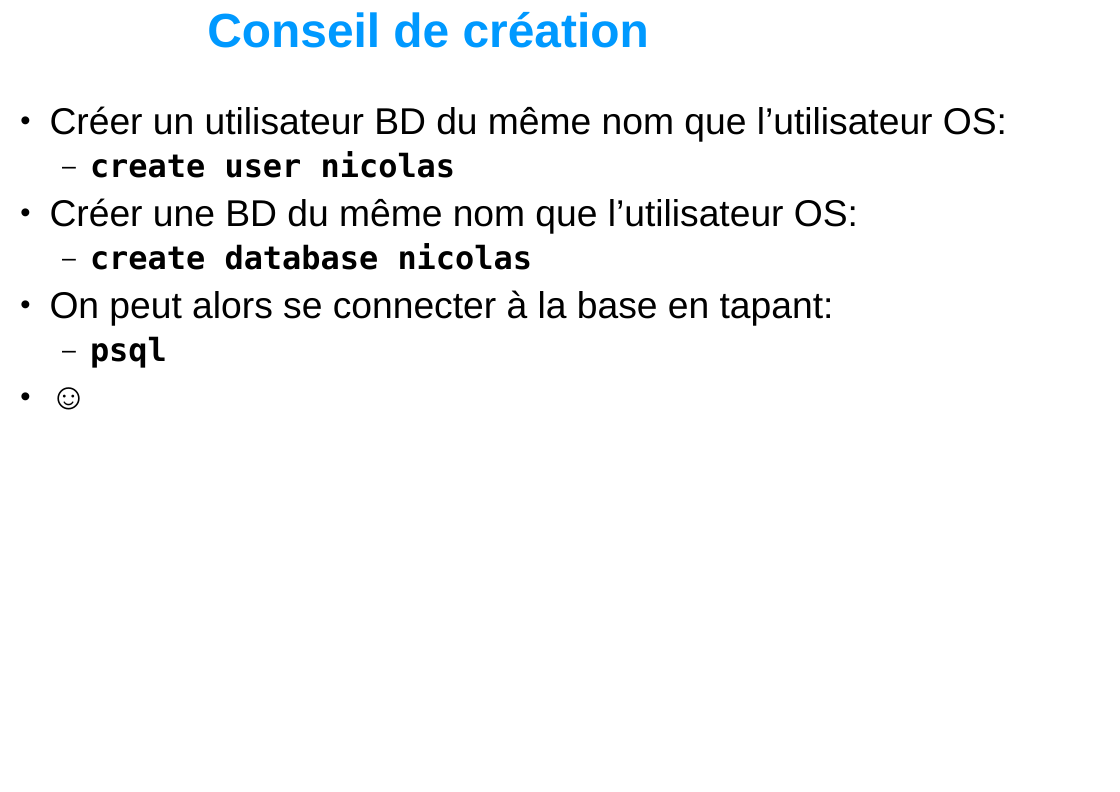
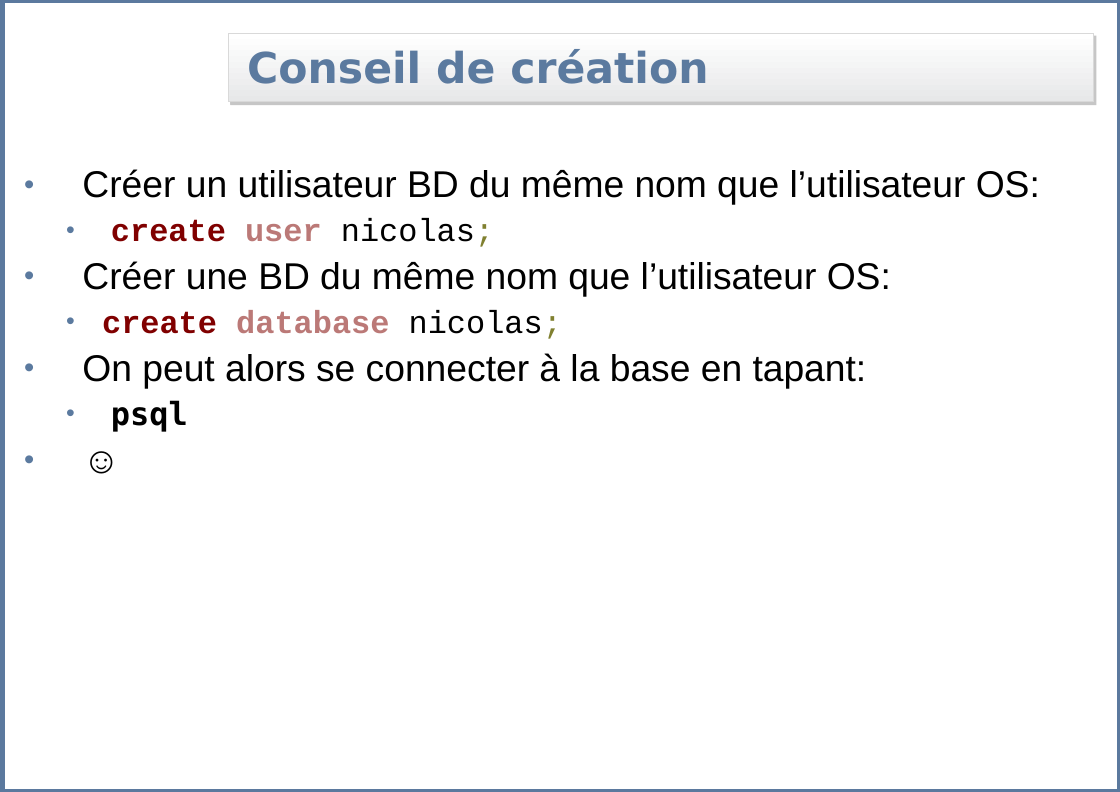
Before and after one commit to Gretti/geoadminsuite, a slide deck: slide 4 of formation/postgis/postgis/slides/02_postgis_create_spatial_database.ppt. Drawn at 1120x792 pixels with LibreOffice and Linux fonts; fonts in the diff are those of the drawing; background and template pictures are left out. Boxes give left, top, right and bottom in pixels: in the first picture for what was removed or moved away, otherwise in the second. Text is boxed around its words. In the diff, an @@ line names an element or a change of style, - is before the commit and + after.

```diff
--- a/formation/postgis/postgis/slides/02_postgis_create_spatial_database.ppt
+++ b/formation/postgis/postgis/slides/02_postgis_create_spatial_database.ppt
@@ rectangle added at (2,0,1120,792), outline #5B799E 4.51 pt @@
@@ title "Conseil de création": place and size @@
-title "Conseil de création" at (207,12,649,48)
+title "Conseil de création" at (228,34,1093,102)
@@ title "Conseil de création" at (228,34,1093,102): size 36 to 32 pt, font Arial to DejaVu Sans, text colour #0099FF to #5B7A9F; indent changed; fill none to gradient #FFFFFF to #E7E8E9; outline none to #D9D9D9 0.74 pt; shadow on @@
@@ text "Créer un utilisateur BD du ...": place and size @@
-text "Créer un utilisateur BD du ..." at (50,106,1007,368)
+text "Créer un utilisateur BD du ..." at (82,169,1040,432)
@@ text at (82,169,1040,432): indent changed; bullet colour #000000 to #5B7A9F; bullet – to • @@
@@ text at (90,151,456,178): text changed; font DejaVu Sans Mono to Courier New @@
-  – create user nicolas
+  • create user nicolas;
@@ text at (102,310,562,339): text changed; font DejaVu Sans Mono to Courier New; text colour #000000 to #BB7977 @@
-  – create database nicolas
+  • create database nicolas;
```
Also in this commit, not shown: 8 other slides changed, 1 slide removed, 58 other files.
